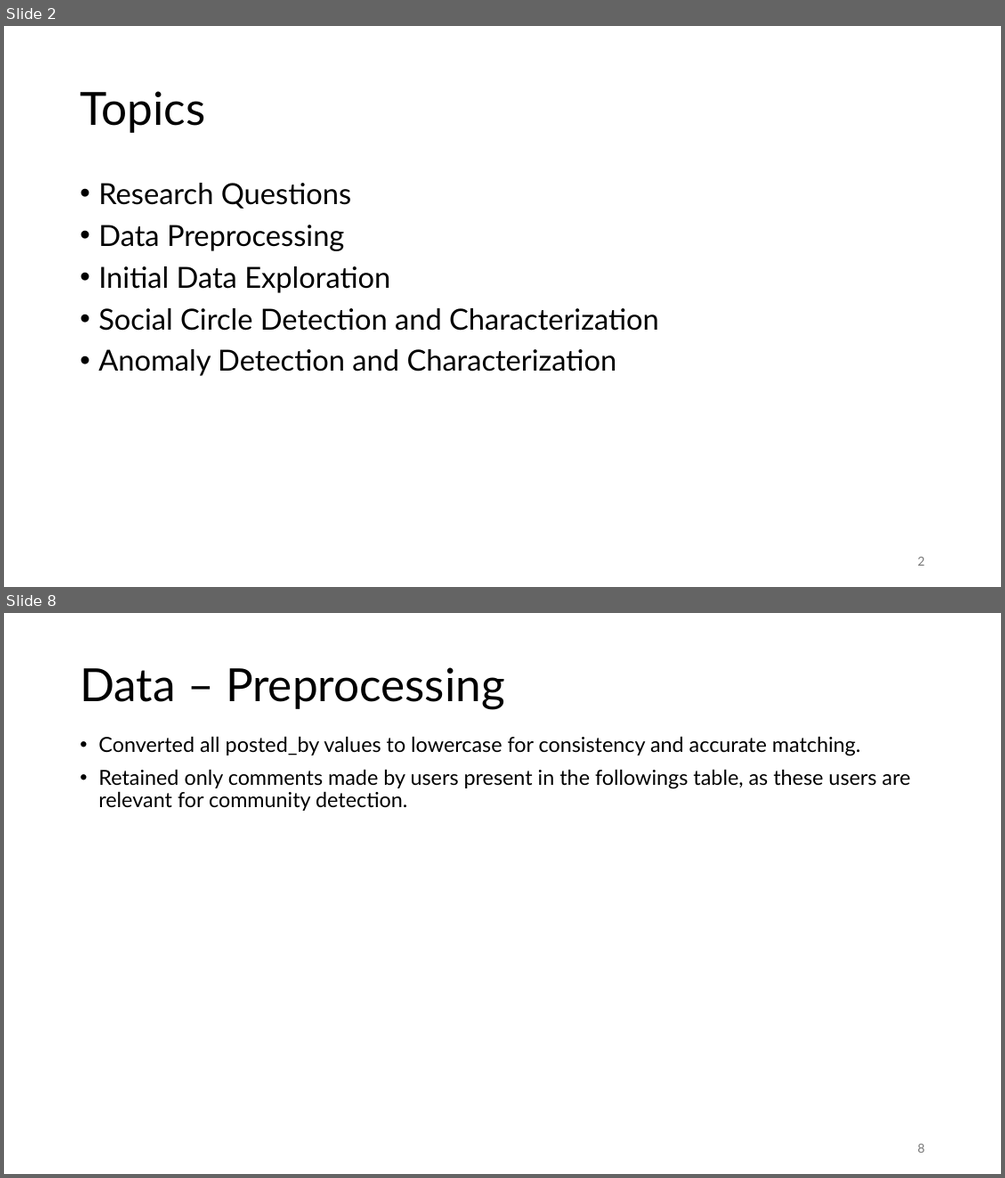
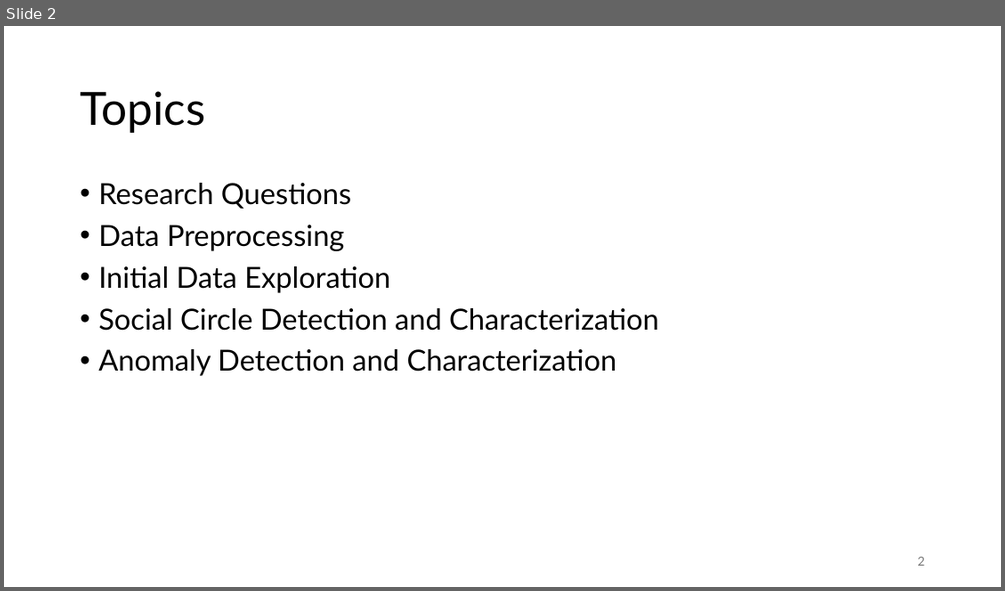
Before and after one commit to jonas-blum/data-mining-1, a slide deck: project/project-presentation-group51.pptx. Shown one above the other, each under a label of ours: slides 2 and 8 before the commit, slide 2 after it; the slides between them are not shown. The pictures are 1005x1178 and 1005x591 pixels, drawn with LibreOffice and Linux fonts; fonts in the diff are those of the drawing. Boxes give left, top, right and bottom in pixels: in the first picture for what was removed or moved away, otherwise in the second. Text is boxed around its words. In the diff, an @@ line names an element or a change of style, - is before the commit and + after.

```diff
--- a/project/project-presentation-group51.pptx
+++ b/project/project-presentation-group51.pptx
@@ slide 8 removed at (x1=4, y1=613, x2=1001, y2=1174), background #FFFFFF @@
@@ title removed at (x1=80, y1=667, x2=505, y2=710) @@
-Data – Preprocessing
@@ text removed at (x1=98, y1=736, x2=910, y2=811) @@
-• Converted all posted_by values to lowercase for consistency and accurate matching.
-• Retained only comments made by users present in the followings table, as these users are relevant for community detection.
@@ page number removed at (x1=917, y1=1143, x2=924, y2=1152) @@
-8
```
Also in this commit, not shown: 12 slides changed, 2 other slides removed, 6 other files.
